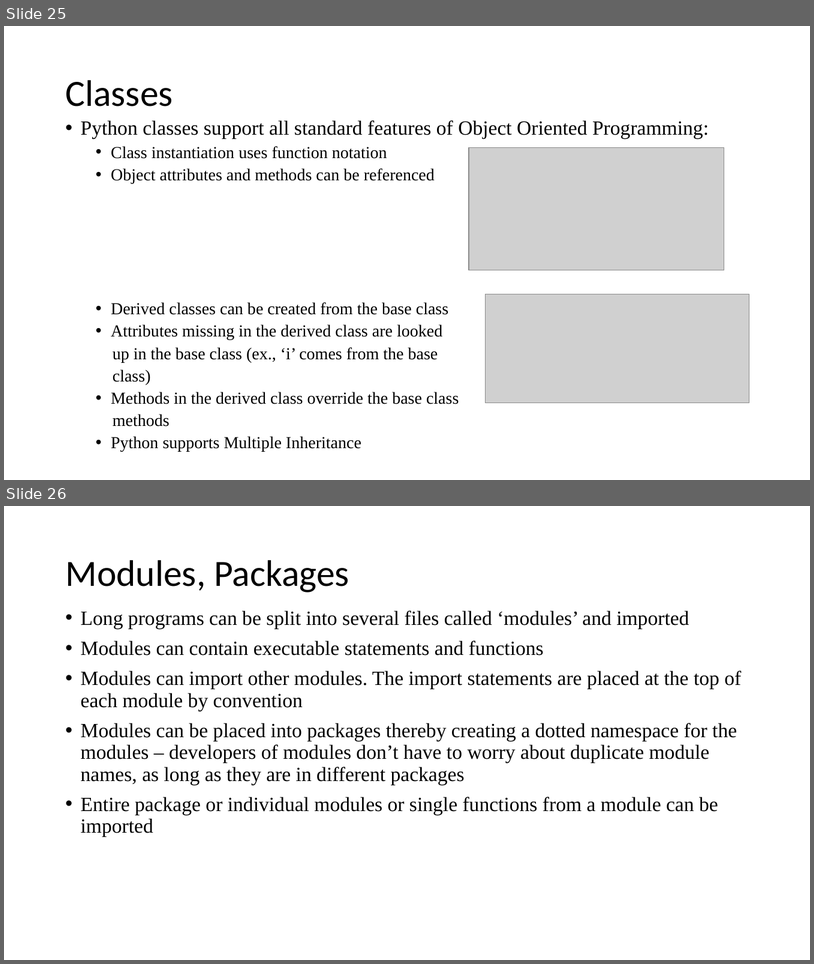
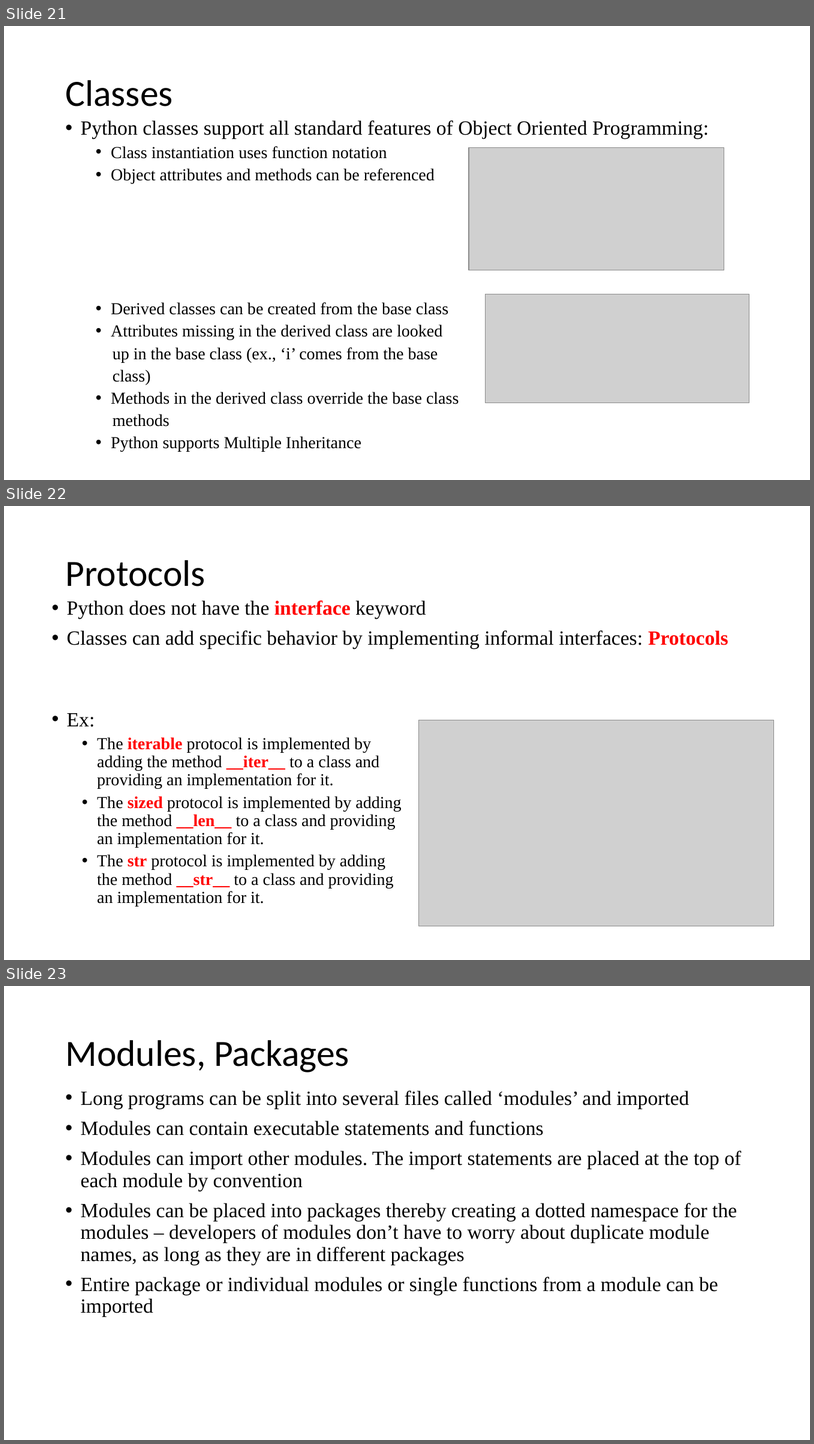
Before and after one commit to EmoryPython/Lab, a slide deck: lecture/Python Programing.pptx. Shown one above the other, each under a label of ours: slides 25 and 26 before the commit, slides 21, 22 and 23 after it. The pictures are 814x964 and 814x1444 pixels, drawn with LibreOffice and Linux fonts; fonts in the diff are those of the drawing; grey boxes stand for pictures. Boxes give left, top, right and bottom in pixels: in the first picture for what was removed or moved away, otherwise in the second. Text is boxed around its words. In the diff, an @@ line names an element or a change of style, - is before the commit and + after.

Commit message:
Updated with following content
regulerexpression
global interpriter lock
date and time
pip
python protocals
with i/o
error stacktrace

```diff
--- a/lecture/Python Programing.pptx
+++ b/lecture/Python Programing.pptx
@@ slide 22 added at (4, 506, 810, 960), background #FFFFFF @@
@@ title added at (65, 560, 205, 586), 44 pt, text #000000 @@
+Protocols
@@ text added at (67, 600, 729, 649), 24 pt, text #000000 @@
+• Python does not have the interface keyword
+• Classes can add specific behavior by implementing informal interfaces: Protocols
@@ text added at (67, 713, 401, 906), 20 pt, text #000000 @@
+• Ex:
+  • The iterable protocol is implemented by adding the method __iter__ to a class and providing an implementation for it.
+  • The sized protocol is implemented by adding the method __len__ to a class and providing an implementation for it.
+  • The str protocol is implemented by adding the method __str__ to a class and providing an implementation for it.
@@ picture added at (419, 720, 774, 926) @@
@@ what was slide 25 is now slide 21 @@
@@ what was slide 26 is now slide 23 @@
```
Also in this commit, not shown: 5 slides changed, 7 other slides added.
